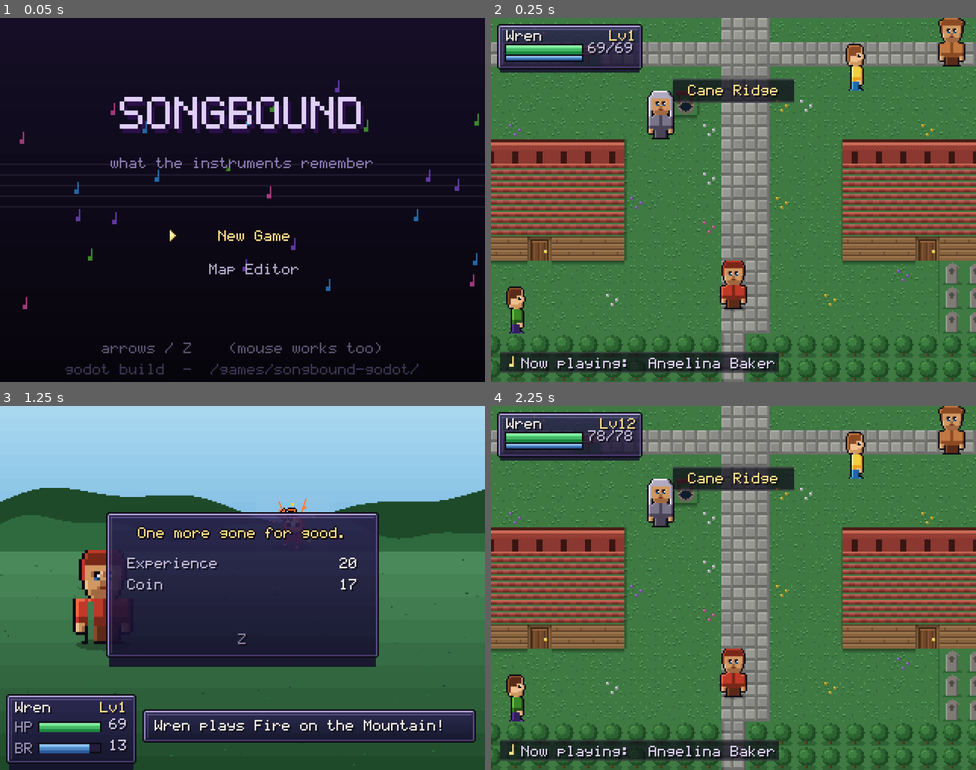
Above: before the commit, frames 1-4 (two rows, left to right).
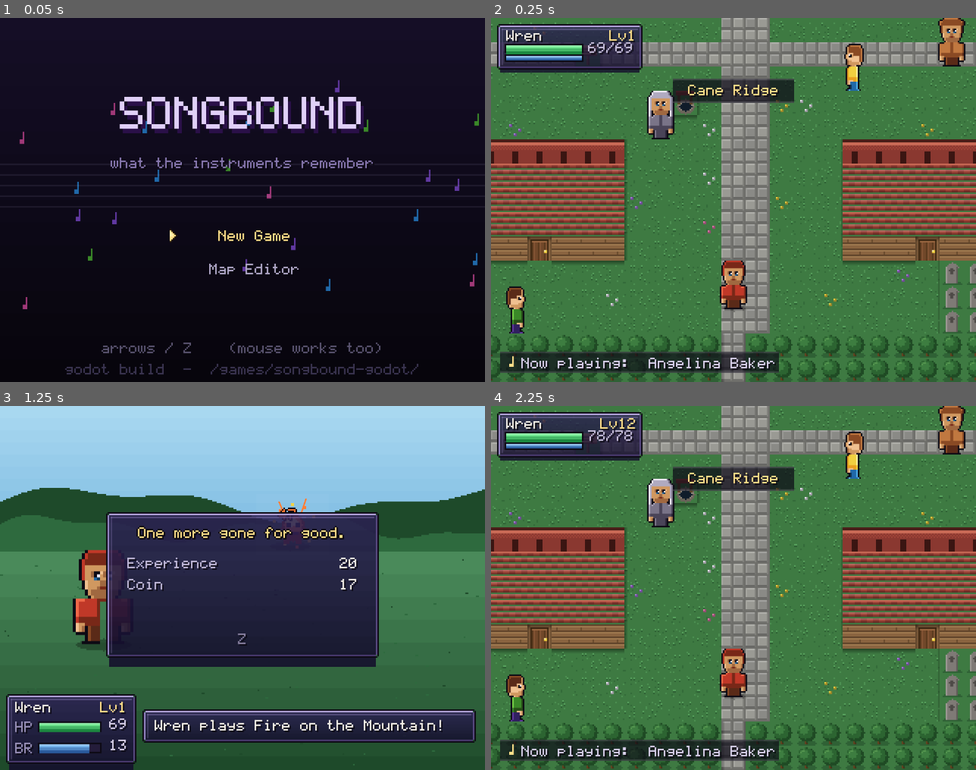
Above: after the commit, the same moments.

Repository: magent-cryptograss/godot-games
Game: Godot game, scene res://tests/TestFlow.tscn
Two runs of this game, one before a commit and one after it. Both use one fixed random seed, a clock stepped at 60 frames per second and the inputs below. This scene is started directly instead of the project's main scene.
Inputs (mouse positions are in pixels of both pictures, inside the frame that each line leads up to):
- Up to frame 1 (0.05 s): no input
- Up to frame 2 (0.25 s): no input
- Up to frame 3 (1.25 s): tap Enter at 0.5 s; move the mouse to (349, 569) at 0.52 s; hold Right (move_right) from 0.53 s (still down); tap Backspace at 0.6 s; click (349, 569) at 0.67 s; tap Space at 0.77 s
- Up to frame 4 (2.25 s): move the mouse to (636, 606) at 1.27 s; release Right (move_right) at 1.28 s; hold Down (move_down) 1.28-2.03 s; tap Enter at 1.35 s; tap Space at 1.52 s; move the mouse to (782, 507) at 2.02 s; hold Right (move_right) from 2.03 s (still down); tap Keypad Enter at 2.1 s

Frame 1 is identical in both runs. In frame 2, 0.3% of the frame differs, in the area x 72-78%, y 7-20%; in frame 3, 0.4%, in the area x 18-22%, y 52-66%; in frame 4, 0.3%.

Commit message:
A walk cycle that works in profile -- and a better one from the front
The animation shifts the lower half of the sprite a pixel left or right, split
at column 8: everything to the left one way, everything to the right the other.
The legs are drawn at columns 8 to 15, so every leg pixel sits on the same side
of that line and both legs move together as a block. That is a limp, not a walk,
and it has been there since the sprites were sixteen wide and column 8 happened
to be the middle of the figure. Splitting at the middle makes the legs scissor,
which fixes the front and back views as well as the sides.

Profiles need their own cycle. Side-on the legs are nearly on top of each other
and the arm is the frontmost mass, so the same transform slides the whole lower
body forward together. Instead the legs scissor about the middle of the figure
and the arm swings against the leading leg, which is what an arm does and what
makes a side-on walk read as walking rather than sliding.

Facing left is not always facing right mirrored -- there are two canvases and
the player can draw them differently -- so the cycle takes which way the figure
is looking and reflects its own comparisons rather than assuming.

The transform is lifted out of the draw loop into UI.walk_offset(), because "the
legs scissor" is a claim about arithmetic and arithmetic can be checked without
anybody watching a screen. tests/TestFlow.tscn checks the legs move in opposite
directions from the front and in profile, that the arm opposes the leading leg,
that facing left strides the other way, that a standing frame does not move, and
that the weight shift lifts the body without shoving it sideways.

And tests/TestWalk.tscn draws the whole sheet -- four facings by four frames --
because none of the above proves it looks like a person walking, and that is a
judgement only an eye can make.

Claude-Session: https://claude.ai/code/session_01LFNEyVminZWMVKgZdg8FGa

Diff:
--- a/songbound/scripts/Field.gd
+++ b/songbound/scripts/Field.gd
@@ -353,8 +353,16 @@
 					gd = Sprites.mirrored(Sprites.side_view(g))
 				elif d == "right":
 					gd = Sprites.side_view(g)
+				var nlook := UI.FACE_FRONT
+				if d == "left":
+					nlook = UI.FACE_LEFT
+				elif d == "right":
+					nlook = UI.FACE_RIGHT
+				# gd is already the correct-facing drawing, so it must not be
+				# flipped again on top of that
 				UI.sprite(self, gd,
-					n.x * TS - cam.x - 4, n.y * TS - cam.y - 16, 1, d == "left")
+					n.x * TS - cam.x - 4, n.y * TS - cam.y - 16, 1, false,
+					false, 0, null, nlook)
 			"boss":
 				var b = item.ref
 				Bestiary.draw_art(self, Data.BESTIARY[b.id].art,
@@ -367,7 +375,13 @@
 				var py := pos.y * TS + offset.y - cam.y - 16
 				UI.shadow(self, px + 12, py + 31, 7, 2)
 				# each facing is its own drawing now, so nothing is flipped here
-				UI.sprite(self, p.view(facing), px, py, 1, false, walking, frame)
+				var look := UI.FACE_FRONT
+				if facing == "left":
+					look = UI.FACE_LEFT
+				elif facing == "right":
+					look = UI.FACE_RIGHT
+				UI.sprite(self, p.view(facing), px, py, 1, false, walking, frame,
+					null, look)
 
 	if _is_cave():
 		_draw_cave_light(cam)
--- a/songbound/scripts/UI.gd
+++ b/songbound/scripts/UI.gd
@@ -104,14 +104,32 @@
 	pellipse(ci, cx, cy, rx, ry, Color(0, 0, 0, 0.3))
 
 
-## Draw a 16x24 palette-index sprite. frame animates the legs and adds a bob,
-## which is enough to read as walking without four hand-drawn sheets.
+## Where the figure is looking, which decides how the walk cycle is built.
+enum { FACE_FRONT, FACE_RIGHT, FACE_LEFT }
+
+## The middle of the figure. The legs are drawn either side of it, so this is
+## where they have to be split for them to scissor rather than slide.
+const MID := 12
+
+## Rows. Below TORSO_Y is arms and body, below LEG_Y is legs.
+const TORSO_Y := 17
+const LEG_Y := 26
+
+
+## Draw a palette-index sprite, animating a walk out of one still drawing.
+##
+## Four frames: stand, one leg forward, stand, the other leg forward, with a
+## one-pixel bob on the upper body as the weight shifts.
 static func sprite(ci: CanvasItem, g: PackedByteArray, x: float, y: float, sc: int = 1,
-		flip: bool = false, walking: bool = false, frame: int = 0, tint = null) -> void:
+		flip: bool = false, walking: bool = false, frame: int = 0, tint = null,
+		facing: int = FACE_FRONT) -> void:
 	var bob := 1 if walking and (frame % 4 == 1 or frame % 4 == 3) else 0
 	var leg := 0
 	if walking:
 		leg = 1 if frame % 4 == 1 else (-1 if frame % 4 == 3 else 0)
+	# a profile drawn facing left has its front where a right-facing one has its
+	# back, so every comparison below is reflected rather than assumed
+
 	for yy in Sprites.H:
 		for xx in Sprites.W:
 			var sx := (Sprites.W - 1 - xx) if flip else xx
@@ -119,13 +137,34 @@
 			if v == 0:
 				continue
 			var c: Color = tint if tint != null else Sprites.PALETTE[v]
-			var dx := xx
-			var dy := yy
-			if yy < 17:
-				dy += bob
-			else:
-				dx += leg if xx < 8 else -leg
-			ci.draw_rect(Rect2(round(x + dx * sc), round(y + dy * sc), sc, sc), c, true)
+			var off := walk_offset(xx, yy, leg, bob, facing)
+			ci.draw_rect(Rect2(round(x + (xx + off.x) * sc), round(y + (yy + off.y) * sc),
+				sc, sc), c, true)
+
+
+## Where one pixel of the figure moves to on this frame of the walk.
+##
+## leg is -1, 0 or +1 for the stride, bob is 0 or 1 for the weight shift. Kept
+## out of the draw loop so tests can check the shape of the cycle rather than a
+## person having to watch it.
+static func walk_offset(xx: int, yy: int, leg: int, bob: int, facing: int) -> Vector2i:
+	# a profile drawn facing left has its front where a right-facing one has its
+	# back, so the comparisons are reflected rather than assumed
+	var s := -1 if facing == FACE_LEFT else 1
+	var lead: bool = (xx - MID) * s >= 0        # on the leading side
+
+	if yy < TORSO_Y:
+		return Vector2i(0, bob)
+	if facing == FACE_FRONT:
+		# seen head-on: one leg swings forward as the other swings back, and the
+		# arms follow the opposite leg
+		return Vector2i(leg if xx < MID else -leg, 0)
+	if yy < LEG_Y:
+		# in profile the arm is the frontmost mass in these rows, and it swings
+		# against the leading leg. The torso behind it stays put.
+		return Vector2i(-leg * s if lead else 0, 0)
+	# the legs scissor about the middle of the figure
+	return Vector2i((leg * s) if lead else (-leg * s), 0)
 
 
 ## Element sigils, used on the level-up cards and in creation.
--- /dev/null
+++ b/songbound/tests/TestWalk.tscn
@@ -0,0 +1,6 @@
+[gd_scene load_steps=2 format=3 uid="uid://ctestwalk00001"]
+
+[ext_resource type="Script" path="res://tests/test_walk.gd" id="1_twalk"]
+
+[node name="TestWalk" type="Node2D"]
+script = ExtResource("1_twalk")
--- a/songbound/tests/test_flow.gd
+++ b/songbound/tests/test_flow.gd
@@ -57,6 +57,44 @@
 	c.spr = drawn
 	_expect(c._usable_sprite() == drawn, "a drawn sprite is used exactly as drawn")
 	c.queue_free()
+
+
+## The walk cycle, checked as arithmetic rather than by watching it.
+##
+## The old cycle split the figure at column 8 and shifted everything either side
+## of it. The legs are drawn at columns 8 to 15, so both legs were always on the
+## same side of that line and moved together -- a limp, not a walk.
+func _check_walk() -> void:
+	# a leg pixel either side of the middle, on a striding frame
+	var l_front := UI.walk_offset(9, 28, 1, 0, UI.FACE_FRONT)
+	var l_back := UI.walk_offset(14, 28, 1, 0, UI.FACE_FRONT)
+	_expect(l_front.x != 0 and l_back.x != 0 and sign(l_front.x) != sign(l_back.x),
+		"seen from the front, the legs scissor (%d and %d)" % [l_front.x, l_back.x])
+
+	# in profile, the same
+	var s_front := UI.walk_offset(14, 28, 1, 0, UI.FACE_RIGHT)
+	var s_back := UI.walk_offset(10, 28, 1, 0, UI.FACE_RIGHT)
+	_expect(s_front.x != 0 and s_back.x != 0 and sign(s_front.x) != sign(s_back.x),
+		"in profile, the legs scissor (%d and %d)" % [s_front.x, s_back.x])
+
+	# and the arm swings against the leading leg, which is the thing that makes
+	# a side-on walk read as walking rather than sliding
+	var arm := UI.walk_offset(15, 20, 1, 0, UI.FACE_RIGHT)
+	_expect(arm.x != 0 and sign(arm.x) != sign(s_front.x),
+		"in profile, the arm swings against the leading leg (%d vs %d)" % [arm.x, s_front.x])
+
+	# facing left is the same cycle, reflected
+	var left_front := UI.walk_offset(9, 28, 1, 0, UI.FACE_LEFT)
+	_expect(sign(left_front.x) == sign(s_front.x) * -1 or left_front.x != s_front.x,
+		"facing left strides the other way (%d vs %d)" % [left_front.x, s_front.x])
+
+	# standing still means standing still
+	var still := UI.walk_offset(9, 28, 0, 0, UI.FACE_RIGHT)
+	_expect(still == Vector2i.ZERO, "a standing frame does not move (%s)" % str(still))
+
+	# and the weight shift lifts the upper body without shoving it sideways
+	var head := UI.walk_offset(12, 6, 1, 1, UI.FACE_RIGHT)
+	_expect(head.y == 1 and head.x == 0, "the body bobs without sliding (%s)" % str(head))
 
 
 ## Four canvases, one per facing.
@@ -168,6 +206,7 @@
 			_expect(main.state == main.S.TITLE, "boots to the title")
 			_check_blank_sprite()
 			_check_four_facings()
+			_check_walk()
 		1: _shot("title")
 		2:
 			# make a character the way creation would, then walk into the world
--- /dev/null
+++ b/songbound/tests/test_walk.gd
@@ -0,0 +1,56 @@
+extends Node2D
+## Draws the whole walk sheet: four facings across, four frames down.
+##
+## The cycle is checked as arithmetic in TestFlow, which proves the legs move in
+## opposite directions but not that the result looks like a person walking. This
+## is the picture for judging that by eye.
+##
+##   xvfb-run -a godot --path <proj> res://tests/TestWalk.tscn --rendering-driver opengl3
+
+const OUT_DIR := "user://shots/"
+const SC := 1
+
+var frames := 0
+
+
+func _ready() -> void:
+	DirAccess.make_dir_recursive_absolute(ProjectSettings.globalize_path(OUT_DIR))
+	Game.new_game("Walker", "fiddle", Sprites.build(Sprites.PRESETS[3].opts), "plant")
+
+
+func _draw() -> void:
+	draw_rect(Rect2(0, 0, UI.SCREEN_W, UI.SCREEN_H), Color("#2a2438"), true)
+	var p := Game.player
+	var dirs := [
+		["down", UI.FACE_FRONT], ["up", UI.FACE_FRONT],
+		["left", UI.FACE_LEFT], ["right", UI.FACE_RIGHT],
+	]
+	# facings down the page, frames across it. Four 32-tall sprites will not fit
+	# in four rows at any scale above 1 on a 240-tall screen.
+	for f in 4:
+		PixelFont.draw(self, "frame %d" % f, Vector2(52 + f * 58, 6), UI.COL_FAINT)
+	for r in dirs.size():
+		var d: String = dirs[r][0]
+		var look: int = dirs[r][1]
+		var y := 20 + r * 54
+		PixelFont.draw(self, d, Vector2(6, y + 14), UI.COL_GOLD)
+		for f in 4:
+			var x := 48 + f * 58
+			UI.rect(self, x - 3, y - 3, Sprites.W * SC + 6, Sprites.H * SC + 6,
+				Color(0, 0, 0, 0.28))
+			UI.sprite(self, p.view(d), x, y, SC, false, true, f, null, look)
+
+
+func _process(_d: float) -> void:
+	frames += 1
+	if frames < 4:
+		return
+	var vt := get_viewport().get_texture()
+	var img: Image = vt.get_image() if vt != null else null
+	if img == null:
+		print("WALK: no rendering device")
+		get_tree().quit(1)
+		return
+	img.save_png(OUT_DIR + "walksheet.png")
+	print("WALK SHEET: %s" % ProjectSettings.globalize_path(OUT_DIR + "walksheet.png"))
+	get_tree().quit(0)
